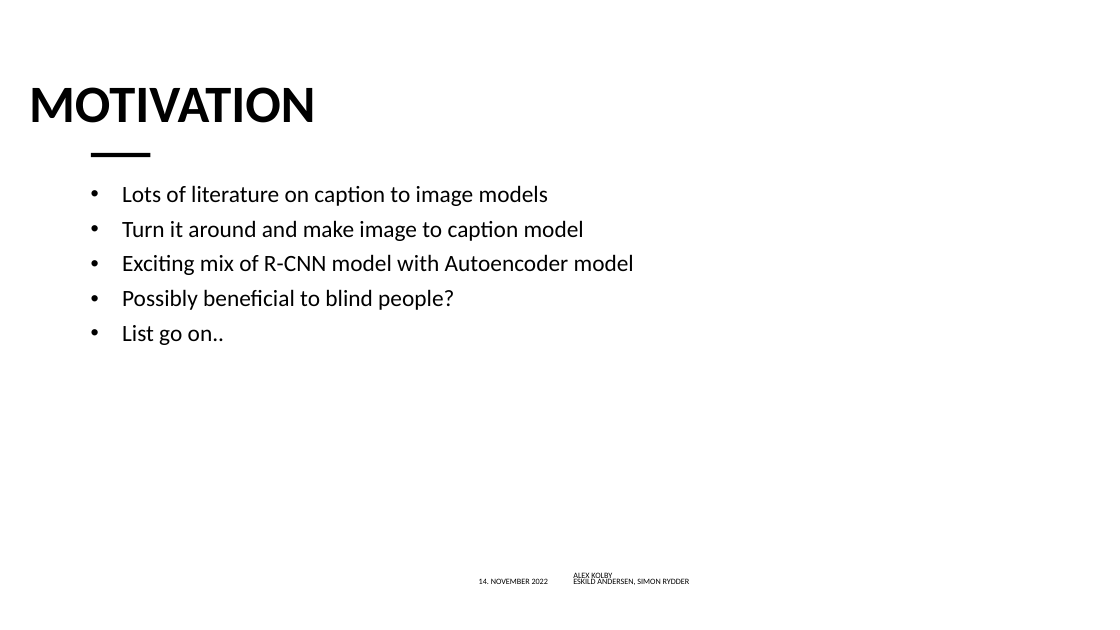
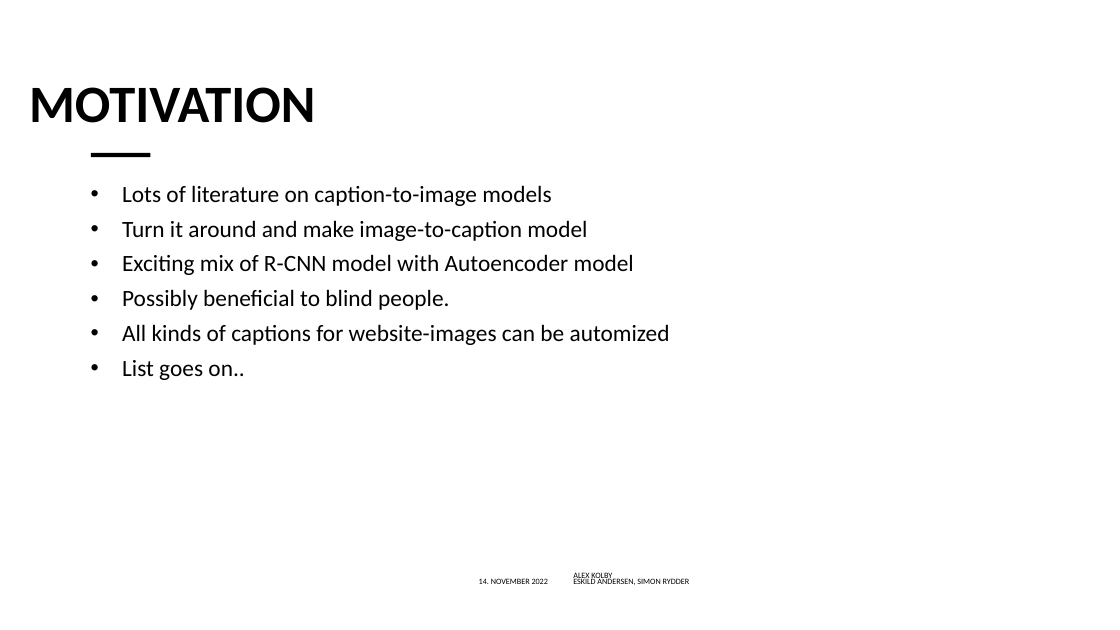
Before and after one commit to EskildAndersen/DeepLearningProject, a slide deck: slide 2 of pitch/enchancedPP.pptx. Drawn at 1120x630 pixels with LibreOffice and Linux fonts; fonts in the diff are those of the drawing; background and template pictures are left out. Boxes give left, top, right and bottom in pixels: in the first picture for what was removed or moved away, otherwise in the second. Text is boxed around its words. In the diff, an @@ line names an element or a change of style, - is before the commit and + after.

```diff
--- a/pitch/enchancedPP.pptx
+++ b/pitch/enchancedPP.pptx
@@ text at (x1=122, y1=185, x2=587, y2=241): text changed @@
-• Lots of literature on caption to image models
-• Turn it around and make image to caption model
+• Lots of literature on caption-to-image models
+• Turn it around and make image-to-caption model
@@ text at (x1=122, y1=289, x2=670, y2=380): text changed @@
-• Possibly beneficial to blind people?
-• List go on..
+• Possibly beneficial to blind people.
+• All kinds of captions for website-images can be automized
+• List goes on..
```
Also in this commit, not shown: 4 other slides changed, 1 other file.
